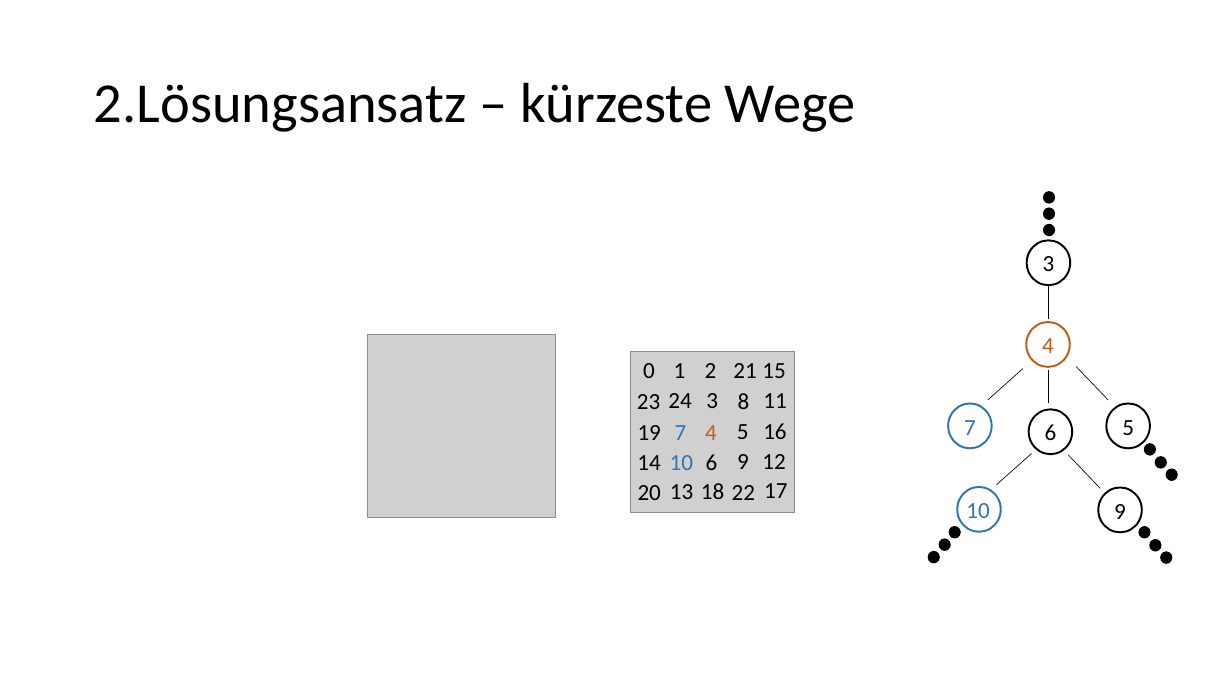
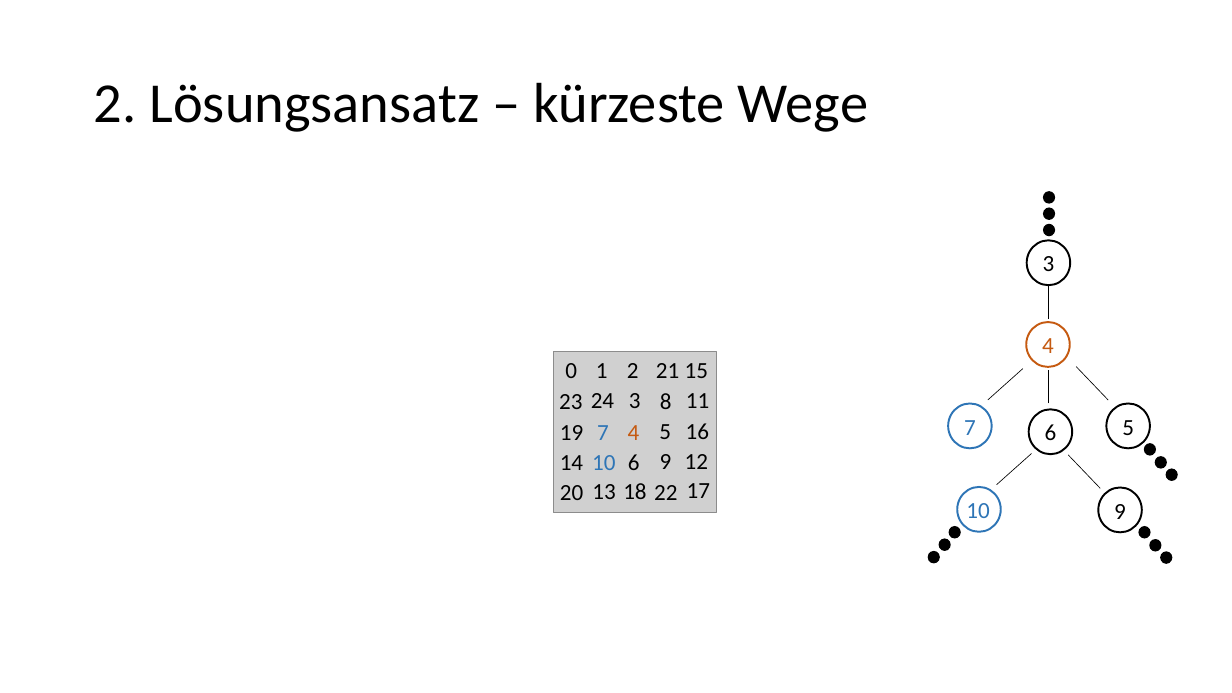
Before and after one commit to EiS94/Programmierwettbewerb, a slide deck: slide 15 of Präsentation/Präsentation_Eike.pptx. Drawn at 1232x693 pixels with LibreOffice and Linux fonts; fonts in the diff are those of the drawing; grey boxes stand for pictures. Boxes give left, top, right and bottom in pixels: in the first picture for what was removed or moved away, otherwise in the second. Text is boxed around its words. In the diff, an @@ line names an element or a change of style, - is before the commit and + after.

```diff
--- a/Präsentation/Präsentation_Eike.pptx
+++ b/Präsentation/Präsentation_Eike.pptx
@@ title at (x1=94, y1=82, x2=868, y2=132): spaces changed @@
-2.Lösungsansatz – kürzeste Wege
+2. Lösungsansatz – kürzeste Wege
@@ picture removed at (x1=368, y1=335, x2=555, y2=518) @@
@@ 12 texts, 1 picture moved together from (x1=631, y1=351, x2=795, y2=513) to (x1=554, y1=351, x2=717, y2=513) @@
@@ 13 texts moved together from (x1=637, y1=363, x2=787, y2=500) to (x1=559, y1=363, x2=710, y2=500) @@
```
Also in this commit, not shown: 70 other slides changed, 1 other file.
